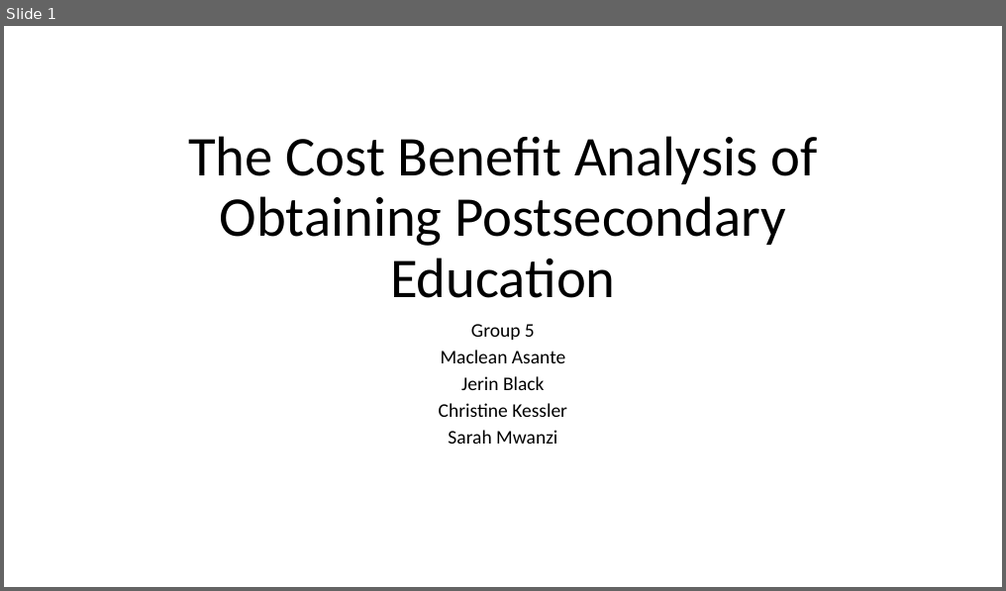
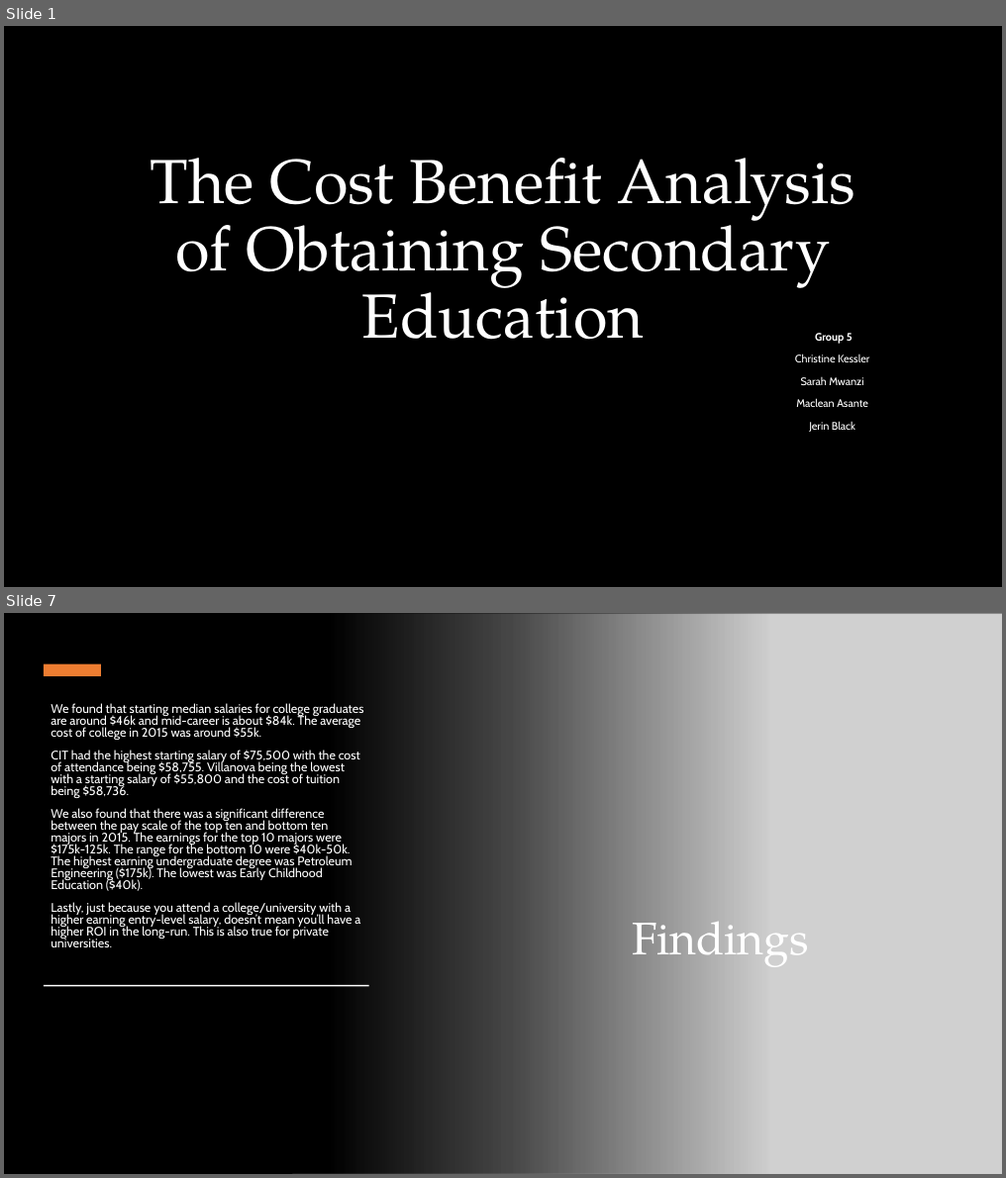
Before and after one commit to clkessler220/project-1-team-5, a slide deck: The Cost Benefit Analysis of Obtaining Postsecondary Eduction.pptx. Shown one above the other, each under a label of ours: slide 1 before the commit, slides 1 and 7 after it; the slides between them are not shown. The pictures are 1006x591 and 1006x1178 pixels, drawn with LibreOffice and Linux fonts; fonts in the diff are those of the drawing; grey boxes stand for pictures; background and template pictures are left out. Boxes give left, top, right and bottom in pixels: in the first picture for what was removed or moved away, otherwise in the second. Text is boxed around its words. In the diff, an @@ line names an element or a change of style, - is before the commit and + after.

```diff
--- a/The Cost Benefit Analysis of Obtaining Postsecondary Eduction.pptx
+++ b/The Cost Benefit Analysis of Obtaining Postsecondary Eduction.pptx
@@ slide 7 added at box(4, 613, 1002, 1174), background #000000 @@
@@ rectangle added at box(4, 613, 768, 1174), fill gradient #000000 @@
@@ picture added at box(292, 613, 1002, 1174) @@
@@ rectangle added at box(44, 664, 101, 676), fill #ED7D31 @@
@@ subtitle added at box(51, 703, 364, 948), 12 pt, text #FFFFFF @@
+We found that starting median salaries for college graduates are around $46k and mid-career is about $84k. The average cost of college in 2015 was around $55k.
+CIT had the highest starting salary of $75,500 with the cost of attendance being $58,755. Villanova being the lowest with a starting salary of $55,800 and the cost of tuition being $58,736.
+We also found that there was a significant difference between the pay scale of the top ten and bottom ten majors in 2015. The earnings for the top 10 majors were $175k-125k. The range for the bottom 10 were $40k-50k. The highest earning undergraduate degree was Petroleum Engineering ($175k). The lowest was Early Childhood Education ($40k).
+Lastly, just because you attend a college/university with a higher earning entry-level salary, doesn’t mean you’ll have a higher ROI in the long-run. This is also true for private universities.
@@ title added at box(633, 907, 810, 972), 44 pt, text #FFFFFF @@
+Findings
@@ rectangle added at box(44, 985, 369, 986), fill #FFFFFF @@
@@ slide 1 changed as well @@
@@ background #FFFFFF to picture (left out) @@
@@ title at box(151, 158, 856, 340): text changed; size 54 to 60 pt; font Calibri to TeX Gyre Pagella; text colour #000000 to #FFFFFF @@
-The Cost Benefit Analysis of Obtaining Postsecondary Education
+The Cost Benefit Analysis of Obtaining Secondary Education
@@ subtitle "Group 5": place and size @@
-subtitle "Group 5" at box(439, 324, 567, 444)
+subtitle "Group 5" at box(795, 333, 869, 432)
@@ subtitle at box(796, 333, 868, 432): size 18.6 to 10.5 pt, font Calibri to Cabin, text colour #000000 to #FFFFFF in "Group 5", "Maclean Asante", "Jerin Black"; bold on in "Group 5"; line spacing 0.7 to 0.9 @@
@@ subtitle at box(795, 354, 869, 385): paragraphs added @@
+Christine Kessler
+Sarah Mwanzi
@@ subtitle at box(439, 403, 567, 444): paragraphs removed @@
-Christine Kessler
-Sarah Mwanzi
```
Also in this commit, not shown: 2 other slides changed, 5 other slides added, 5 slides removed.
